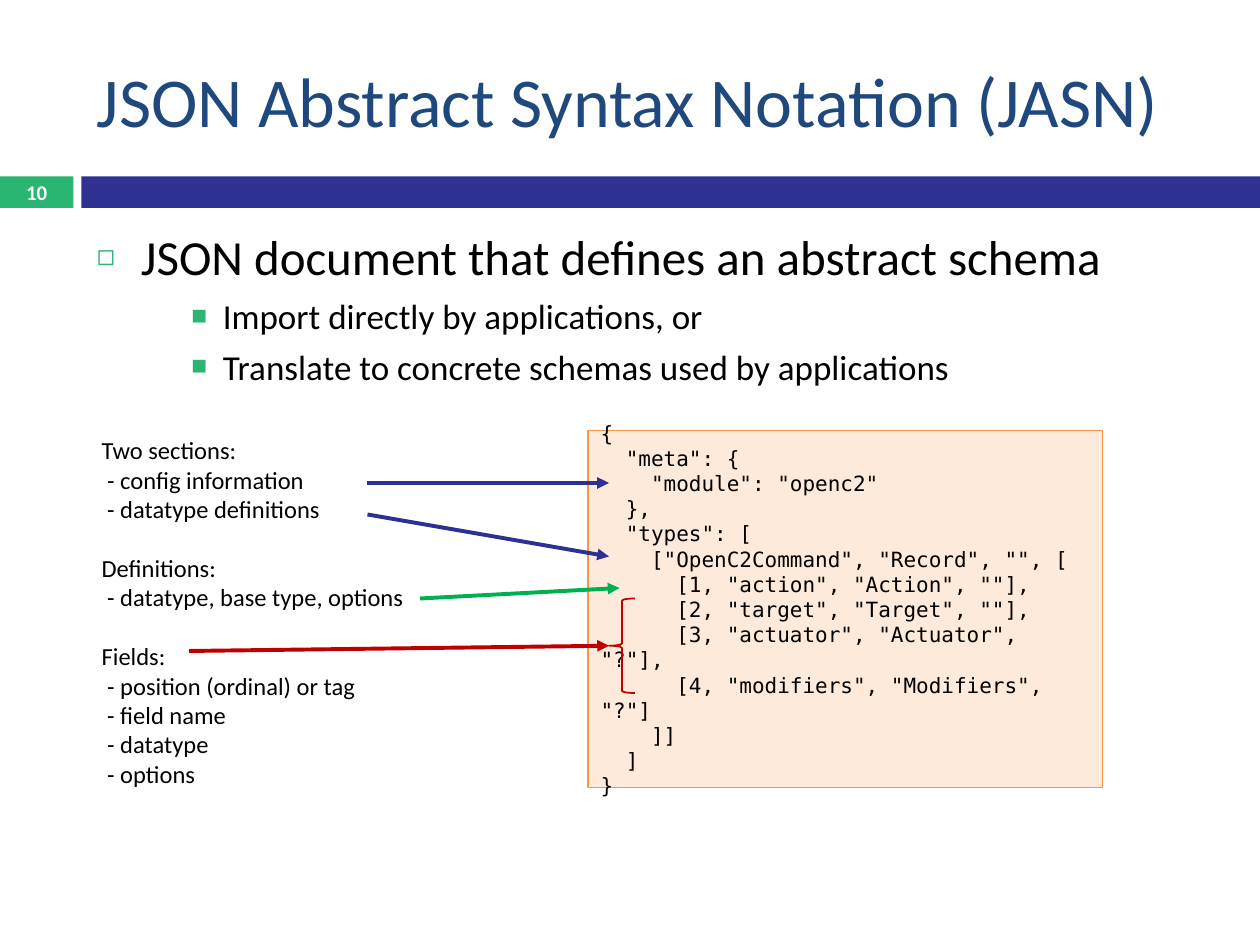
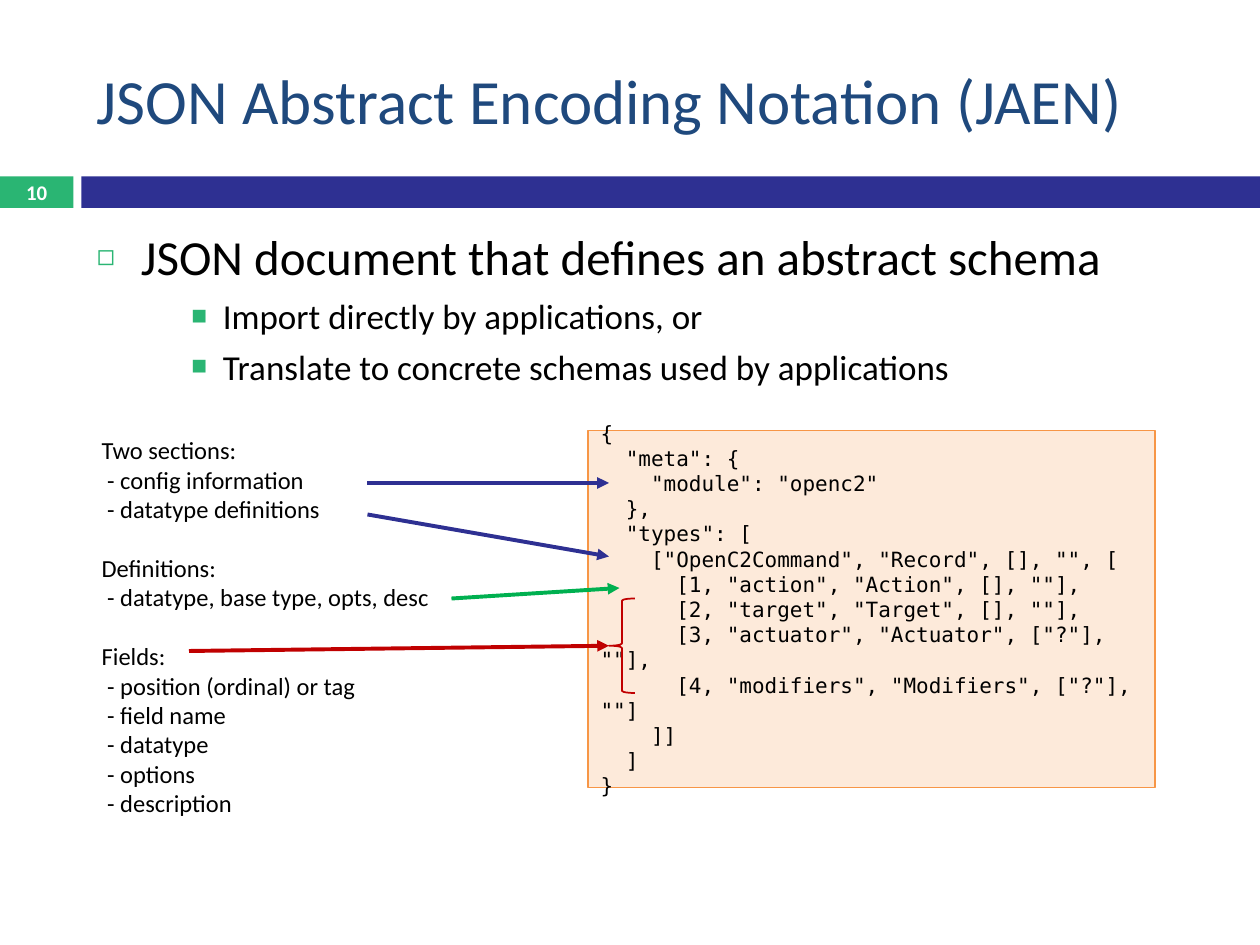
Before and after one commit to OpenC2-org/openc2-org, a slide deck: slide 10 of meetings/2016-09-29/sep/OpenC2 Schema.pptx. Drawn at 1260x945 pixels with LibreOffice and Linux fonts; fonts in the diff are those of the drawing. Boxes give left, top, right and bottom in pixels: in the first picture for what was removed or moved away, otherwise in the second. Text is boxed around its words. In the diff, an @@ line names an element or a change of style, - is before the commit and + after.

```diff
--- a/meetings/2016-09-29/sep/OpenC2 Schema.pptx
+++ b/meetings/2016-09-29/sep/OpenC2 Schema.pptx
@@ title at bbox=[97, 78, 1121, 135]: text changed; size 40 to 36 pt @@
-JSON Abstract Syntax Notation (JASN)
+JSON Abstract Encoding Notation (JAEN)
@@ rectangle "{": place and size @@
-rectangle "{" at bbox=[588, 431, 1102, 788]
+rectangle "{" at bbox=[588, 431, 1155, 788]
@@ text in rectangle at bbox=[651, 551, 1043, 696]: text changed @@
-["OpenC2Command", "Record", "", [
-[1, "action", "Action", ""],
-[2, "target", "Target", ""],
-[3, "actuator", "Actuator", "?"],
-[4, "modifiers", "Modifiers", "?"]
+["OpenC2Command", "Record", [], "", [
+[1, "action", "Action", [], ""],
+[2, "target", "Target", [], ""],
+[3, "actuator", "Actuator", ["?"], ""],
+[4, "modifiers", "Modifiers", ["?"], ""]
@@ text at bbox=[120, 589, 428, 610]: text changed @@
-- datatype, base type, options
+- datatype, base type, opts, desc
@@ arrow moved from (420, 598) - (620, 588) to (451, 598) - (620, 588) @@
@@ text at bbox=[120, 795, 231, 816]: paragraph added @@
+- description
```
Also in this commit, not shown: 5 other slides changed, 1 other file.
